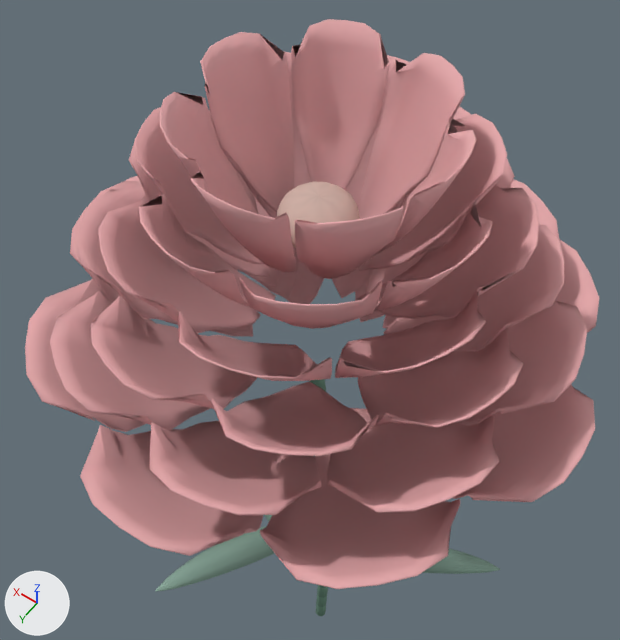
Two versions of the glTF model www/models/flowers/carnation-epic-v2.glb, one commit apart.
Both versions are drawn from a 50 mm lens placed at (-0.59, 0.89, 3.05), pointed at (0.2, -0.22, 1.31). The axes (+X, +Y, +Z) are drawn at lower left. The lights are the same throughout. The older version comes first. Vertices at exactly the same position are counted once.

The scene before the commit, as lines of its bpy script (objects in view):
```python
me_carnation_epic_v2_center = bpy.data.meshes.new('carnation-epic-v2-center')
me_carnation_epic_v2_center.from_pydata(...)  # 144 vertices, 256 faces; spans x -0.043..0.108, y -0.081..0.069, z 1.898..2.002
me_carnation_epic_v2_center.materials.append(mat_carnation_center_003)
me_carnation_epic_v2_leaf = bpy.data.meshes.new('carnation-epic-v2-leaf')
me_carnation_epic_v2_leaf.from_pydata(...)  # 630 vertices, 1248 faces; spans x -0.476..0.495, y -0.23..0.454, z 0.219..0.855
me_carnation_epic_v2_leaf.materials.append(mat_carnation_leaf_003)
me_carnation_epic_v2_petal = bpy.data.meshes.new('carnation-epic-v2-petal')
me_carnation_epic_v2_petal.from_pydata(...)  # 8190 vertices, 16200 faces; spans x -0.548..0.613, y -0.586..0.575, z 1.457..2.188
me_carnation_epic_v2_petal.materials.append(mat_carnation_petal_003)
ob_carnation_epic_v2_center = bpy.data.objects.new('carnation-epic-v2-center', me_carnation_epic_v2_center)
ob_carnation_epic_v2_center.location = (0.0, 0.0, 0.0)
ob_carnation_epic_v2_leaf = bpy.data.objects.new('carnation-epic-v2-leaf', me_carnation_epic_v2_leaf)
ob_carnation_epic_v2_leaf.location = (0.0, 0.0, 0.0)
ob_carnation_epic_v2_petal = bpy.data.objects.new('carnation-epic-v2-petal', me_carnation_epic_v2_petal)
ob_carnation_epic_v2_petal.location = (0.0, 0.0, 0.0)
```
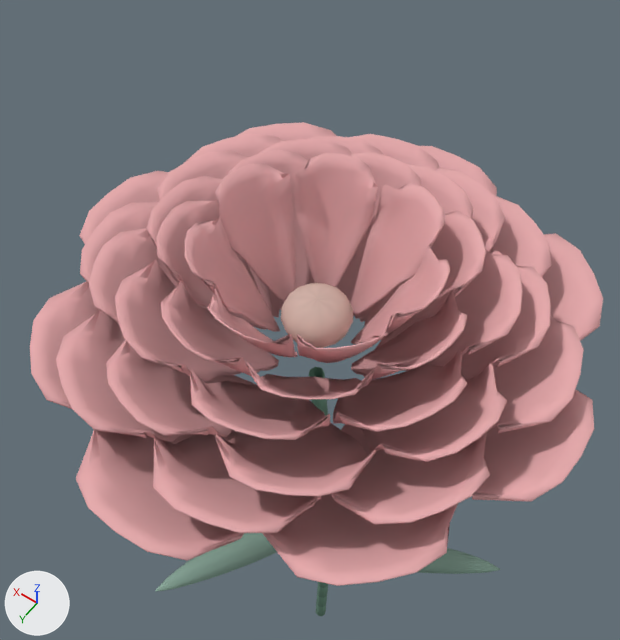
Location of each change, (x1, y1, x2, y2) in pixels of the pictures (620 x 640 px):
'carnation-epic-v2-petal', reshaped (19% shorter): before (25, 19, 600, 589); after (30, 122, 603, 586)
'carnation-epic-v2-center', moved: before (277, 181, 359, 248); after (281, 283, 353, 348)

Patch to the scene script:
```diff
--- a/www/models/flowers/carnation-epic-v2.glb.py
+++ b/www/models/flowers/carnation-epic-v2.glb.py
@@ me_carnation_epic_v2_center @@
 # used by ob_carnation_epic_v2_center; location = (0.0, 0.0, 0.0)
-me_carnation_epic_v2_center.from_pydata(...)  # 144 vertices, 256 faces; spans x -0.043..0.108, y -0.081..0.069, z 1.898..2.002
+me_carnation_epic_v2_center.from_pydata(...)  # 144 vertices, 256 faces; spans x -0.043..0.108, y -0.081..0.069, z 1.616..1.72
+# me_carnation_epic_v2_center part 1: the whole mesh is moved by (0.0, 0.0, -0.282)
 me_carnation_epic_v2_center.materials.append(mat_carnation_center_003)
@@ me_carnation_epic_v2_petal @@
 # used by ob_carnation_epic_v2_petal; location = (0.0, 0.0, 0.0)
-me_carnation_epic_v2_petal.from_pydata(...)  # 8190 vertices, 16200 faces; spans x -0.548..0.613, y -0.586..0.575, z 1.457..2.188
+me_carnation_epic_v2_petal.from_pydata(...)  # 8190 vertices, 16200 faces; spans x -0.546..0.613, y -0.576..0.585, z 1.457..1.889
+# me_carnation_epic_v2_petal part 2: 8064 of 8190 vertices moved; they spanned x -0.548..0.58, y -0.586..0.575, z 1.465..2.188 and now span x -0.546..0.58, y -0.576..0.585, z 1.471..1.889; mean shift (0.0, 0.0, -0.123); largest move (-0.13, -0.184, 2.178) -> (-0.132, -0.187, 1.878)
 me_carnation_epic_v2_petal.materials.append(mat_carnation_petal_003)
```
